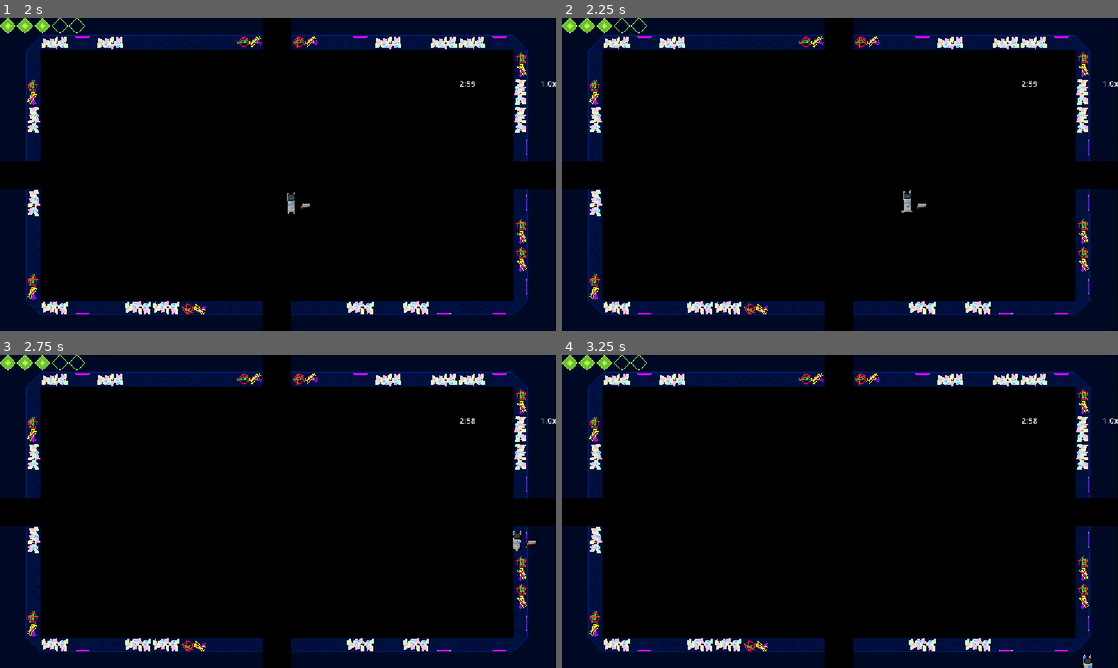
Above: before the commit, frames 1-4 (two rows, left to right).
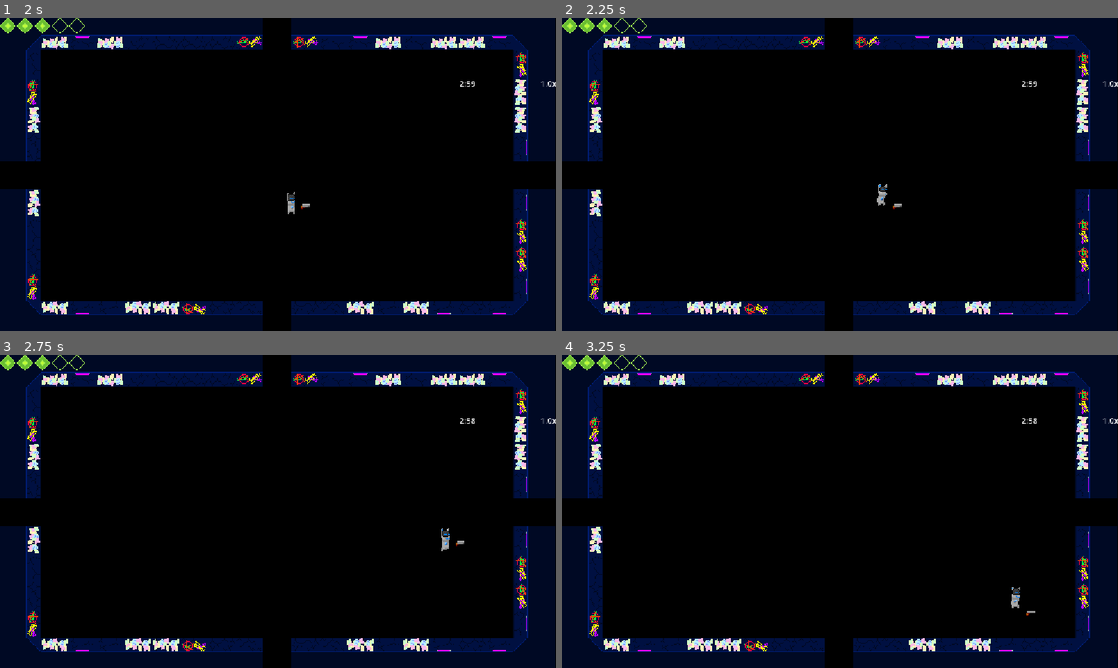
Above: after the commit, the same moments.

Repository: LitaDev-nsfw/Vector
Game: Godot game, scene res://Scenes/game.tscn
Same seed, same stepped clock (60 frames per second), same inputs: the game is played once before the commit and once after it.
Inputs (mouse positions are in pixels of both pictures, inside the frame that each line leads up to):
- Up to frame 1 (2 s): click "Skip" at 0.5 s; click "Confirm?" at 1.25 s
- Up to frame 2 (2.25 s): tap Enter at 2 s; move the mouse to (962, 158) at 2.02 s; hold D (move_right) from 2.03 s (still down); right-click (962, 158) at 2.1 s
- Up to frame 3 (2.75 s): keep holding D (move_right); tap F (parry) at 2.3 s
- Up to frame 4 (3.25 s): move the mouse to (728, 527) at 2.77 s; release D (move_right) at 2.78 s; hold S (move_down) from 2.78 s (still down); tap F (parry) at 2.85 s; right-click (728, 527) at 3.05 s

Frame 1 is identical in both runs. In frame 2, 0.2% of the frame differs, in the area x 56-66%, y 53-63%; in frame 3, 0.2%, in the area x 79-97%, y 55-63%; in frame 4, 0.2%.

Commit message:
dash animation

Diff:
--- a/Data/Scripts/States/Player States/attack.gd
+++ b/Data/Scripts/States/Player States/attack.gd
@@ -1,6 +1,6 @@
 extends State
 
-@export var animation_player: AnimationPlayer
+
 @export var attack_timer: Timer
 @export var move_state: State
 
@@ -10,7 +10,7 @@
 func begin_state():
 	var shoot_delay_time = player.BASE_FIRE_DELAY/player.get_attribute(Player.Attributes.FIRE_RATE)
 	print(shoot_delay_time)
-	animation_player.play("shoot",-1,1/shoot_delay_time)
+	player.animation_player.play("shoot",-1,1/shoot_delay_time)
 	attack_timer.start(shoot_delay_time)
 	#player.spawn_attack(Player.AttackTypes.SMALL_SLASH,player.get_attribute(Player.Attributes.STRENGTH))
 
--- a/Data/Scripts/States/Player States/dash.gd
+++ b/Data/Scripts/States/Player States/dash.gd
@@ -1,8 +1,8 @@
 extends State
 
 
-const DASH_TIME = 0.2
-const DASH_LENGTH = 1200
+const DASH_TIME = .6
+const DASH_LENGTH = 400
 
 var tween: Tween
 
@@ -10,15 +10,19 @@
 
 
 func begin_state():
+	var animation_speed = 1.0/DASH_TIME
+	print(animation_speed)
+	player.animation_player.play("dash",-1,animation_speed)
 	tween = create_tween()
-	tween.set_ease(Tween.EASE_IN_OUT)
-	tween.set_trans(Tween.TRANS_SINE)
-	tween.tween_property(player,"velocity",player.input_vector*DASH_LENGTH,DASH_TIME)
-	tween.tween_property(player,"velocity",player.input_vector*player.get_attribute(Player.Attributes.MOVE_SPEED),DASH_TIME/2)
+	tween.set_ease(Tween.EASE_IN)
+	#tween.set_trans(Tween.TRANS_SINE)
+	tween.tween_property(player,"velocity",player.input_vector*DASH_LENGTH,DASH_TIME/2)
+	tween.set_ease(Tween.EASE_OUT)
+	tween.tween_property(player,"velocity",player.input_vector*player.get_attribute(Player.Attributes.MOVE_SPEED), DASH_TIME/2)
 	tween.finished.connect(_on_tween_finished)
 
 func update(_delta):
-	if !tween:
+	if !tween and !player.animation_player.is_playing():
 		state_machine.change_state("idle")
 	if !G.halt_actions:
 		player.move_and_slide()
--- a/Data/Scripts/States/Player States/idle.gd
+++ b/Data/Scripts/States/Player States/idle.gd
@@ -1,6 +1,4 @@
 extends State
-
-@export var animation_player: AnimationPlayer
 
 @onready var player: Player = get_parent().get_parent()
 
@@ -10,10 +8,13 @@
 	if input_vector != Vector2():
 		state_machine.change_state("move")
 		return
-	animation_player.play("idle")
+	print('play idle animation')
+	player.character_sprite.play("idle")
 
 
 func physics_update(delta: float):
+	if !player.animation_player.is_playing():
+		player.animation_player.play("idle")
 	if G.halt_actions or player.frozen:
 		return
 	var input_vector = player.input_vector
@@ -24,9 +25,3 @@
 		player.move_and_slide()
 	if player.aim_vector:
 		state_machine.change_state("shoot")
-	if Input.is_action_just_pressed("dash"):
-		player.input_vector = Vector2.from_angle(player.rotation)
-		state_machine.change_state("dash")
-	if Input.is_action_just_pressed("parry"):
-		player.aim_vector =  Vector2.from_angle(player.rotation)
-		state_machine.change_state("parry")
--- a/Data/Scripts/player.gd
+++ b/Data/Scripts/player.gd
@@ -88,7 +88,7 @@
 @onready var character_sprite: AnimatedSprite2D = find_child("CharacterSprite")
 @onready var weapon_sprite_container: Node2D = find_child("WeaponSpriteContainer")
 @onready var weapon_sprite: AnimatedSprite2D = find_child("WeaponSprite")
-
+@onready var animation_player: AnimationPlayer = find_child("AnimationPlayer")
 
 const BASE_FIRE_DELAY = 5
 const BASE_MOVE_SPEED = 150
--- a/Scenes/player.tscn
+++ b/Scenes/player.tscn
@@ -10,6 +10,7 @@
 [ext_resource type="Script" path="res://Data/Scripts/States/Player States/parry.gd" id="8_wpjfl"]
 [ext_resource type="Shader" uid="uid://bgn2qiarsaxxu" path="res://Assets/Resources/Shaders/normal_map.gdshader" id="10_2ijsl"]
 [ext_resource type="Texture2D" uid="uid://buglw34iow0ii" path="res://Assets/Sprites/player_normals_sheet.png" id="11_p1odr"]
+[ext_resource type="Texture2D" uid="uid://cbdjxxegkolys" path="res://Assets/Sprites/player.png" id="11_qqcod"]
 [ext_resource type="Texture2D" uid="uid://cfc4kxjgemcik" path="res://Assets/Sprites/player_sheet.png" id="12_qqcod"]
 [ext_resource type="Script" uid="uid://wvhd7njm4812" path="res://Data/Scripts/reticle.gd" id="13_vfarp"]
 [ext_resource type="Texture2D" uid="uid://f0yu0ihlbnrb" path="res://Assets/Sprites/reticle.png" id="14_y6uwr"]
@@ -35,23 +36,84 @@
 "update": 1,
 "values": [0]
 }
-
-[sub_resource type="Animation" id="Animation_rku1e"]
-resource_name = "idle"
-tracks/0/type = "method"
+tracks/1/type = "value"
+tracks/1/imported = false
+tracks/1/enabled = true
+tracks/1/path = NodePath("CharacterSprite:animation")
+tracks/1/interp = 1
+tracks/1/loop_wrap = true
+tracks/1/keys = {
+"times": PackedFloat32Array(0),
+"transitions": PackedFloat32Array(1),
+"update": 1,
+"values": [&"dash"]
+}
+tracks/2/type = "value"
+tracks/2/imported = false
+tracks/2/enabled = true
+tracks/2/path = NodePath("CharacterSprite:frame")
+tracks/2/interp = 1
+tracks/2/loop_wrap = true
+tracks/2/keys = {
+"times": PackedFloat32Array(0),
+"transitions": PackedFloat32Array(1),
+"update": 1,
+"values": [0]
+}
+tracks/3/type = "value"
+tracks/3/imported = false
+tracks/3/enabled = true
+tracks/3/path = NodePath("CharacterSprite:position")
+tracks/3/interp = 1
+tracks/3/loop_wrap = true
+tracks/3/keys = {
+"times": PackedFloat32Array(0),
+"transitions": PackedFloat32Array(1),
+"update": 0,
+"values": [Vector2(0, 0)]
+}
+
+[sub_resource type="Animation" id="Animation_qqcod"]
+resource_name = "dash"
+tracks/0/type = "value"
 tracks/0/imported = false
 tracks/0/enabled = true
-tracks/0/path = NodePath("CharacterSprite")
+tracks/0/path = NodePath("CharacterSprite:animation")
 tracks/0/interp = 1
 tracks/0/loop_wrap = true
 tracks/0/keys = {
-"times": PackedFloat32Array(0),
-"transitions": PackedFloat32Array(1),
-"values": [{
-"args": [&"idle", 1.0, false],
-"method": &"play"
-}]
-}
+"times": PackedFloat32Array(-0.033333335, 0.033333335),
+"transitions": PackedFloat32Array(1, 1),
+"update": 1,
+"values": [&"dash", &"dash"]
+}
+tracks/1/type = "value"
+tracks/1/imported = false
+tracks/1/enabled = true
+tracks/1/path = NodePath("CharacterSprite:frame")
+tracks/1/interp = 1
+tracks/1/loop_wrap = true
+tracks/1/keys = {
+"times": PackedFloat32Array(0.033333335, 0.3, 0.46666667, 0.6333333, 0.90000004),
+"transitions": PackedFloat32Array(1, 1, 1, 1, 1),
+"update": 1,
+"values": [0, 1, 2, 3, 4]
+}
+tracks/2/type = "value"
+tracks/2/imported = false
+tracks/2/enabled = true
+tracks/2/path = NodePath("CharacterSprite:position")
+tracks/2/interp = 1
+tracks/2/loop_wrap = true
+tracks/2/keys = {
+"times": PackedFloat32Array(0.1, 0.46666667, 0.86666673),
+"transitions": PackedFloat32Array(0.31864017, 1, 3.138335),
+"update": 0,
+"values": [Vector2(0, 0), Vector2(0, -18), Vector2(0, 0)]
+}
+
+[sub_resource type="Animation" id="Animation_igrcy"]
+resource_name = "idle"
 
 [sub_resource type="Animation" id="Animation_i6g32"]
 resource_name = "shoot"
@@ -85,7 +147,8 @@
 [sub_resource type="AnimationLibrary" id="AnimationLibrary_1l0tm"]
 _data = {
 &"RESET": SubResource("Animation_wowpa"),
-&"idle": SubResource("Animation_rku1e"),
+&"dash": SubResource("Animation_qqcod"),
+&"idle": SubResource("Animation_igrcy"),
 &"shoot": SubResource("Animation_i6g32")
 }
 
@@ -93,6 +156,26 @@
 shader = ExtResource("10_2ijsl")
 shader_parameter/normal_map = ExtResource("11_p1odr")
 
+[sub_resource type="AtlasTexture" id="AtlasTexture_5x828"]
+atlas = ExtResource("11_qqcod")
+region = Rect2(0, 64, 32, 32)
+
+[sub_resource type="AtlasTexture" id="AtlasTexture_c1k8q"]
+atlas = ExtResource("11_qqcod")
+region = Rect2(32, 64, 32, 32)
+
+[sub_resource type="AtlasTexture" id="AtlasTexture_e6mvm"]
+atlas = ExtResource("11_qqcod")
+region = Rect2(64, 64, 32, 32)
+
+[sub_resource type="AtlasTexture" id="AtlasTexture_57lvd"]
+atlas = ExtResource("11_qqcod")
+region = Rect2(96, 64, 32, 32)
+
+[sub_resource type="AtlasTexture" id="AtlasTexture_ie7r7"]
+atlas = ExtResource("11_qqcod")
+region = Rect2(128, 64, 32, 32)
+
 [sub_resource type="AtlasTexture" id="AtlasTexture_fs7ks"]
 atlas = ExtResource("12_qqcod")
 region = Rect2(0, 0, 32, 32)
@@ -143,6 +226,26 @@
 
 [sub_resource type="SpriteFrames" id="SpriteFrames_ldgsr"]
 animations = [{
+"frames": [{
+"duration": 1.0,
+"texture": SubResource("AtlasTexture_5x828")
+}, {
+"duration": 1.0,
+"texture": SubResource("AtlasTexture_c1k8q")
+}, {
+"duration": 1.0,
+"texture": SubResource("AtlasTexture_e6mvm")
+}, {
+"duration": 1.0,
+"texture": SubResource("AtlasTexture_57lvd")
+}, {
+"duration": 1.0,
+"texture": SubResource("AtlasTexture_ie7r7")
+}],
+"loop": false,
+"name": &"dash",
+"speed": 6.0
+}, {
 "frames": [{
 "duration": 1.0,
 "texture": SubResource("AtlasTexture_fs7ks")
@@ -375,16 +478,14 @@
 script = ExtResource("3_qqcod")
 default_state = NodePath("Idle")
 
-[node name="Shoot" type="Node" parent="StateMachine" unique_id=1286749836 node_paths=PackedStringArray("animation_player", "attack_timer", "move_state")]
+[node name="Shoot" type="Node" parent="StateMachine" unique_id=1286749836 node_paths=PackedStringArray("attack_timer", "move_state")]
 script = ExtResource("4_igrcy")
-animation_player = NodePath("../../AnimationPlayer")
 attack_timer = NodePath("../../ShotCooldown")
 move_state = NodePath("../Move")
 metadata/_custom_type_script = "uid://4yulkrqdi05f"
 
-[node name="Idle" type="Node" parent="StateMachine" unique_id=1030277534 node_paths=PackedStringArray("animation_player")]
+[node name="Idle" type="Node" parent="StateMachine" unique_id=1030277534]
 script = ExtResource("5_fs7ks")
-animation_player = NodePath("../../AnimationPlayer")
 metadata/_custom_type_script = "uid://4yulkrqdi05f"
 
 [node name="Move" type="Node" parent="StateMachine" unique_id=1926959944]
@@ -417,7 +518,7 @@
 [node name="CharacterSprite" type="AnimatedSprite2D" parent="." unique_id=726623463]
 material = SubResource("ShaderMaterial_rku1e")
 sprite_frames = SubResource("SpriteFrames_ldgsr")
-animation = &"walk"
+animation = &"dash"
 autoplay = "idle"
 offset = Vector2(0, -16)
 
Binary file changed: Assets/Sprites/player.ase
Binary file added: Assets/Sprites/player.png
Not shown, added: Assets/Sprites/player.png.import
